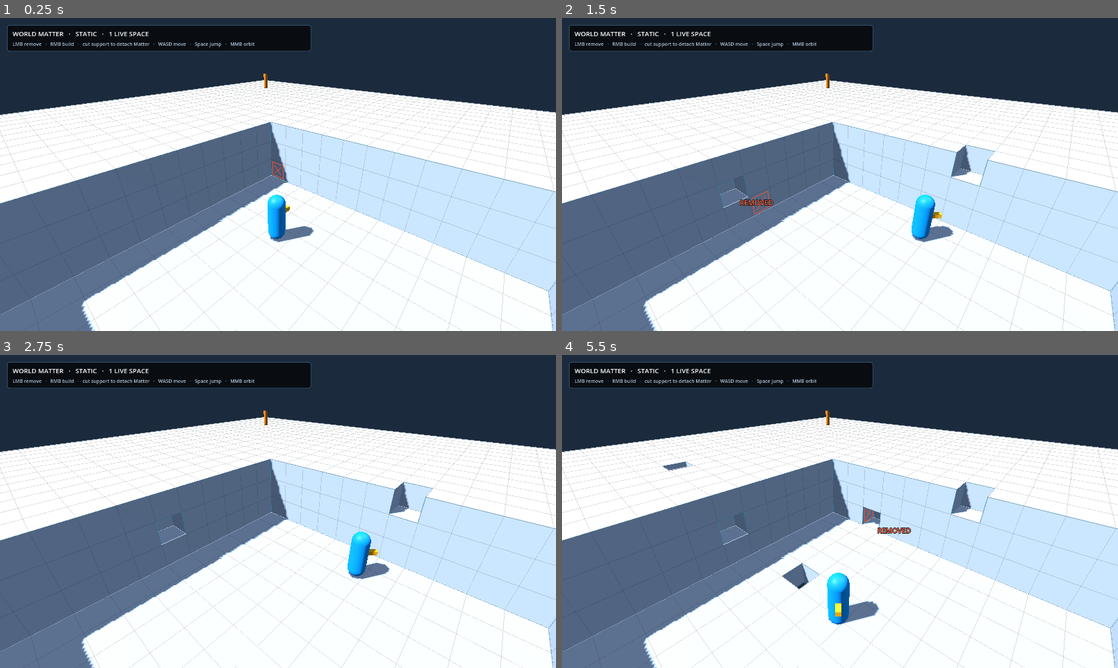
Above: before the commit, frames 1-4 (two rows, left to right).
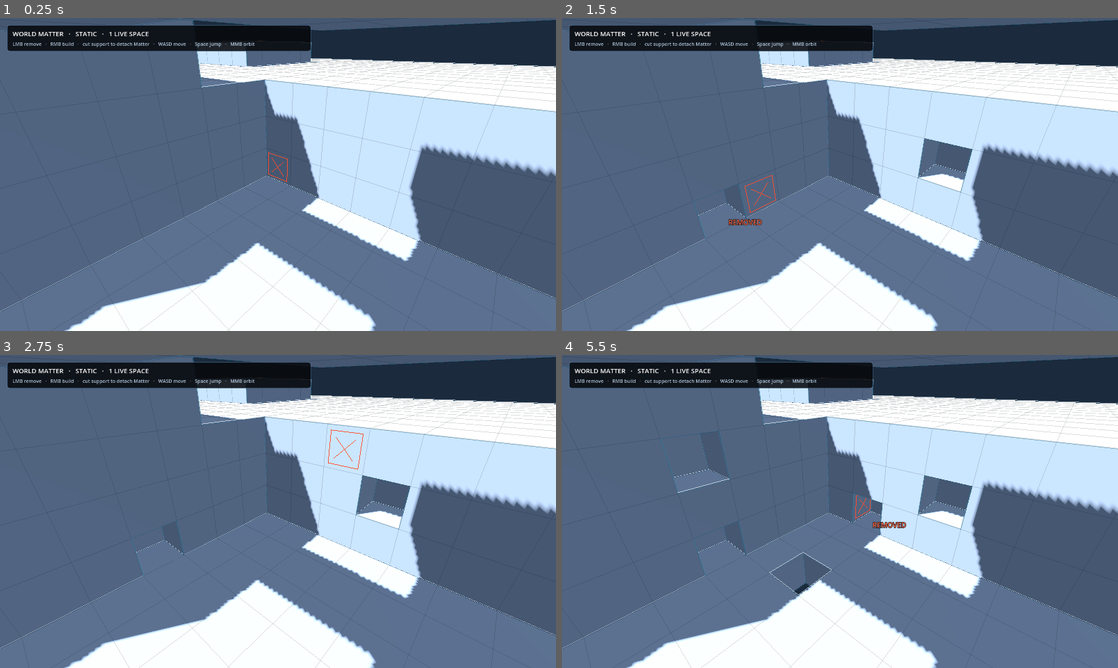
Above: after the commit, the same moments.

Repository: Jozzpoly/FrameMatter-Lab
Game: Godot game, scene res://p1/recovery_main.tscn
The game is run twice, just before and just after one commit, with the same random seed, the same clock (stepped at 60 frames per second) and the same inputs.
Inputs (mouse positions are in pixels of both pictures, inside the frame that each line leads up to):
- Up to frame 1 (0.25 s): no input
- Up to frame 2 (1.5 s): tap Enter at 0.5 s; move the mouse to (962, 158) at 0.52 s; press the mouse at (962, 158) at 0.53 s; hold D (p1_move_right) 0.53-1.25 s; tap Space (p1_jump) at 0.77 s; release the mouse at (962, 158) at 1.25 s; drag from (728, 190) to (812, 237) at 1.27 s
- Up to frame 3 (2.75 s): move the mouse to (333, 442) at 2.02 s; hold D (p1_move_right) from 2.03 s (still down); hold K (p1_recover) from 2.03 s (still down)
- Up to frame 4 (5.5 s): release D (p1_move_right) at 2.75 s; release K (p1_recover) at 2.75 s; drag from (812, 574) to (673, 464) at 2.77 s; move the mouse to (1006, 558) at 3.52 s; hold A (p1_move_left) 3.53-4.25 s; tap F at 3.6 s; tap Space (p1_jump) at 3.77 s; drag from (673, 464) to (756, 433) at 4.27 s; move the mouse to (867, 511) at 5.02 s; hold S (p1_move_back) from 5.03 s (still down); tap C at 5.1 s; click (867, 511) at 5.17 s

The runs differ from the first frame. In frame 1, 61% of the frame differs, in the area x 0-100%, y 0-100%; in frame 2, 63%; in frame 3, 63%; in frame 4, 62%.
Error in both runs: Invalid call. Nonexistent function 'get_global_transform_interpolated' in base 'Node3D (SpaceQueryCharacter)'. (res://p1/camera_rig.gd:113)

Commit message:
Fix recovery terrain fill-box ranges

Diff:
--- a/p1/recovery_main.gd
+++ b/p1/recovery_main.gd
@@ -79,20 +79,20 @@
 				volume.set_cell(Vector3i(x, y, z), CellVolume.EMPTY)
 
 	# Low authored relief keeps the world readable as terrain rather than a blank
-	# laboratory plane. Every piece remains ordinary editable Matter in this same
-	# canonical Space.
-	volume.fill_box(Vector3i(3, 4, 4), Vector3i(5, 1, 5), CellVolume.SOLID)
-	volume.fill_box(Vector3i(24, 4, 20), Vector3i(5, 2, 4), CellVolume.SOLID)
-	volume.fill_box(Vector3i(5, 4, 24), Vector3i(6, 1, 3), CellVolume.SOLID)
-	volume.fill_box(Vector3i(23, 4, 5), Vector3i(4, 1, 4), CellVolume.SOLID)
+	# laboratory plane. CellVolume.fill_box uses an exclusive end coordinate.
+	# Every piece remains ordinary editable Matter in this same canonical Space.
+	volume.fill_box(Vector3i(3, 4, 4), Vector3i(8, 5, 9), CellVolume.SOLID)
+	volume.fill_box(Vector3i(24, 4, 20), Vector3i(29, 6, 24), CellVolume.SOLID)
+	volume.fill_box(Vector3i(5, 4, 24), Vector3i(11, 5, 27), CellVolume.SOLID)
+	volume.fill_box(Vector3i(23, 4, 5), Vector3i(27, 5, 9), CellVolume.SOLID)
 
 	# The causal shelf is still ordinary world Matter at startup. A solid mesa on
 	# the west rim reaches the shelf height, then a narrow three-cell material neck
 	# crosses the visible pit to a broad terrain slab. Removing the outer neck cell
 	# changes topology; only then does the slab acquire a fresh dynamic owner.
-	volume.fill_box(Vector3i(8, 4, 14), Vector3i(4, 2, 5), CellVolume.SOLID)
-	volume.fill_box(Vector3i(12, 5, 16), Vector3i(3, 1, 1), CellVolume.SOLID)
-	volume.fill_box(Vector3i(15, 5, 14), Vector3i(6, 1, 6), CellVolume.SOLID)
+	volume.fill_box(Vector3i(8, 4, 14), Vector3i(12, 6, 19), CellVolume.SOLID)
+	volume.fill_box(Vector3i(12, 5, 16), Vector3i(15, 6, 17), CellVolume.SOLID)
+	volume.fill_box(Vector3i(15, 5, 14), Vector3i(21, 6, 20), CellVolume.SOLID)
 
 	var lineage := MatterLineageMap.new(RECOVERY_WORLD_SIZE)
 	var issuer := MatterLineageIssuer.new(1200001)
